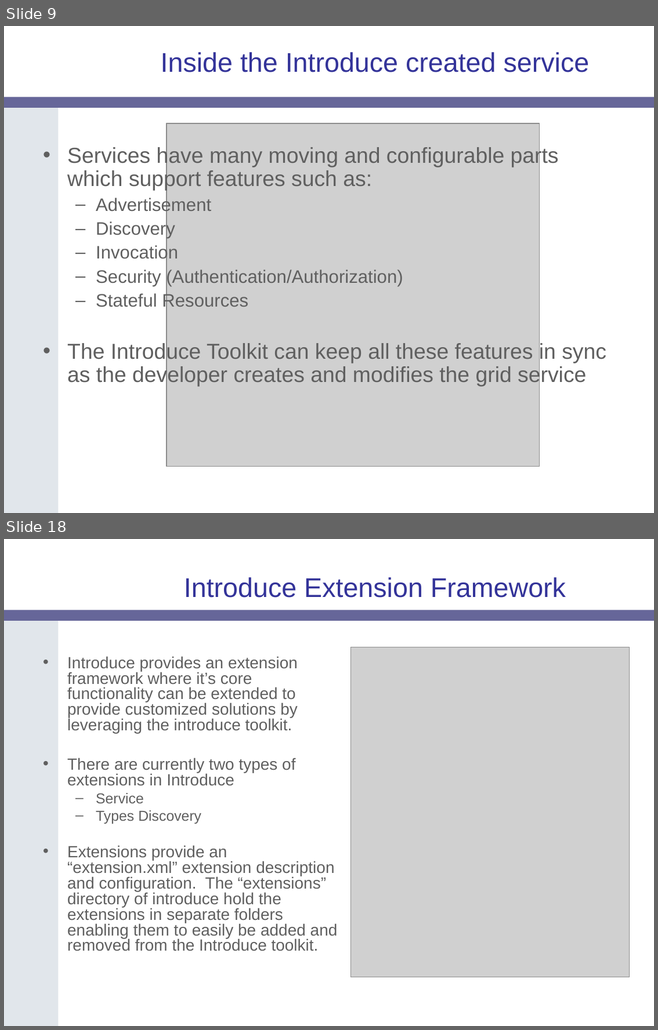
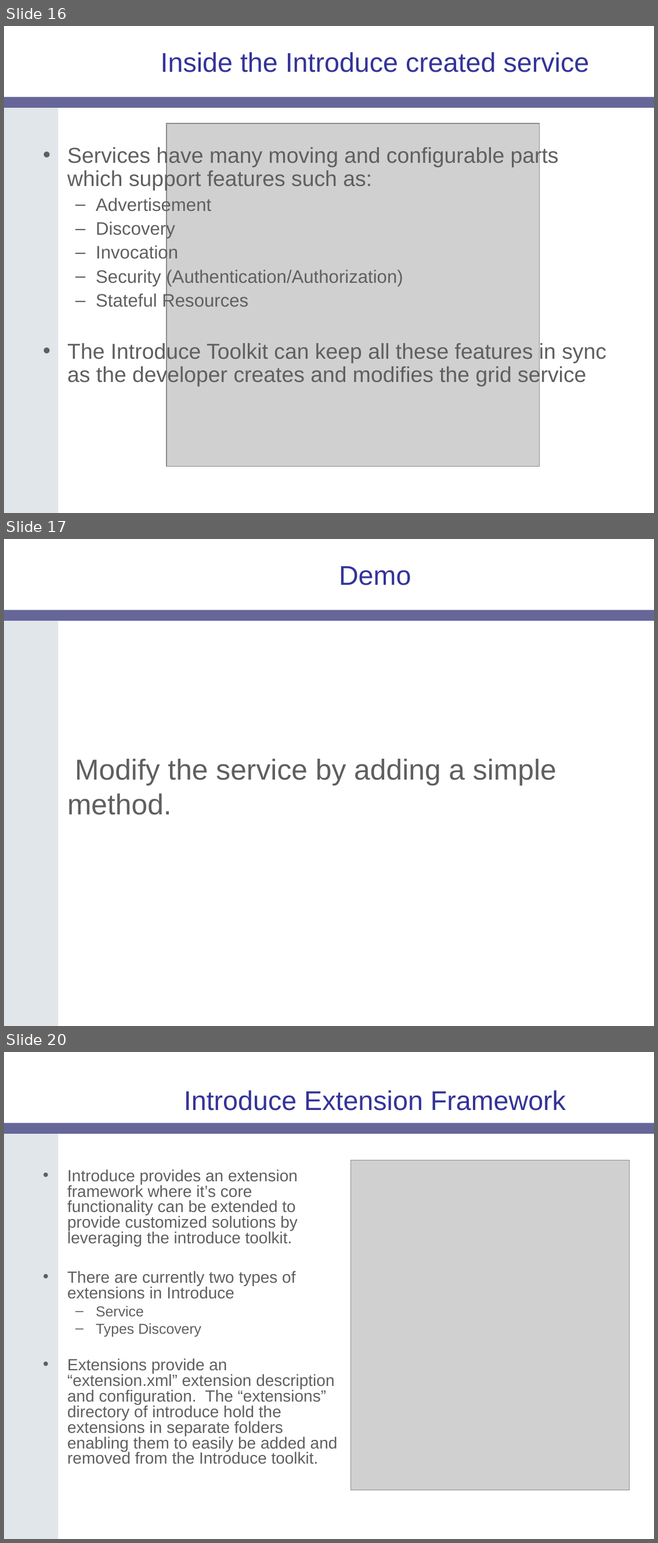
Before and after one commit to NCIP/cagrid-docs, a slide deck: presentations/introduce/Introduce-OGF19.ppt. Shown one above the other, each under a label of ours: slides 9 and 18 before the commit, slides 16, 17 and 20 after it; the slides between them are not shown. The pictures are 658x1030 and 658x1543 pixels, drawn with LibreOffice and Linux fonts; fonts in the diff are those of the drawing; grey boxes stand for pictures; background and template pictures are left out. Boxes give left, top, right and bottom in pixels: in the first picture for what was removed or moved away, otherwise in the second. Text is boxed around its words. In the diff, an @@ line names an element or a change of style, - is before the commit and + after.

```diff
--- a/presentations/introduce/Introduce-OGF19.ppt
+++ b/presentations/introduce/Introduce-OGF19.ppt
@@ slide 17 added at (4, 539, 654, 1026), background #FFFFFF; not listed: 2 template elements that a slide beside it also shows @@
@@ title added at (339, 566, 411, 585), 30 pt, text #333399 @@
+Demo
@@ text added at (67, 759, 556, 815), 32 pt, text #5F5F5F @@
+Modify the service by adding a simple method.
@@ what was slide 9 is now slide 16 @@
@@ what was slide 18 is now slide 20 @@
```
Also in this commit, not shown: 5 slides changed, 2 other slides added, 1 slide removed.
